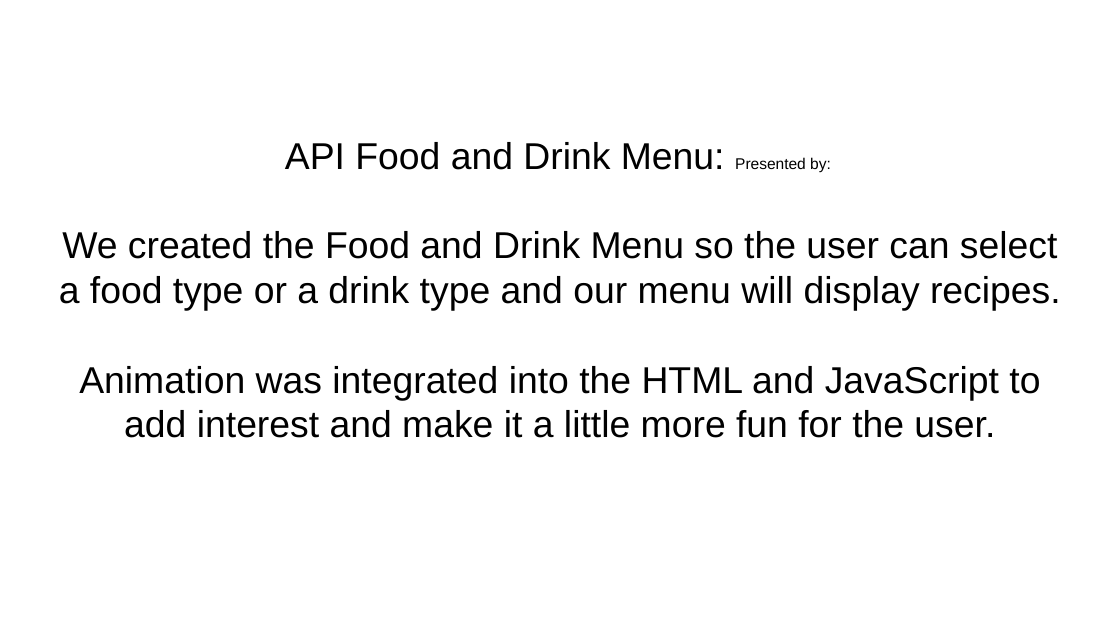
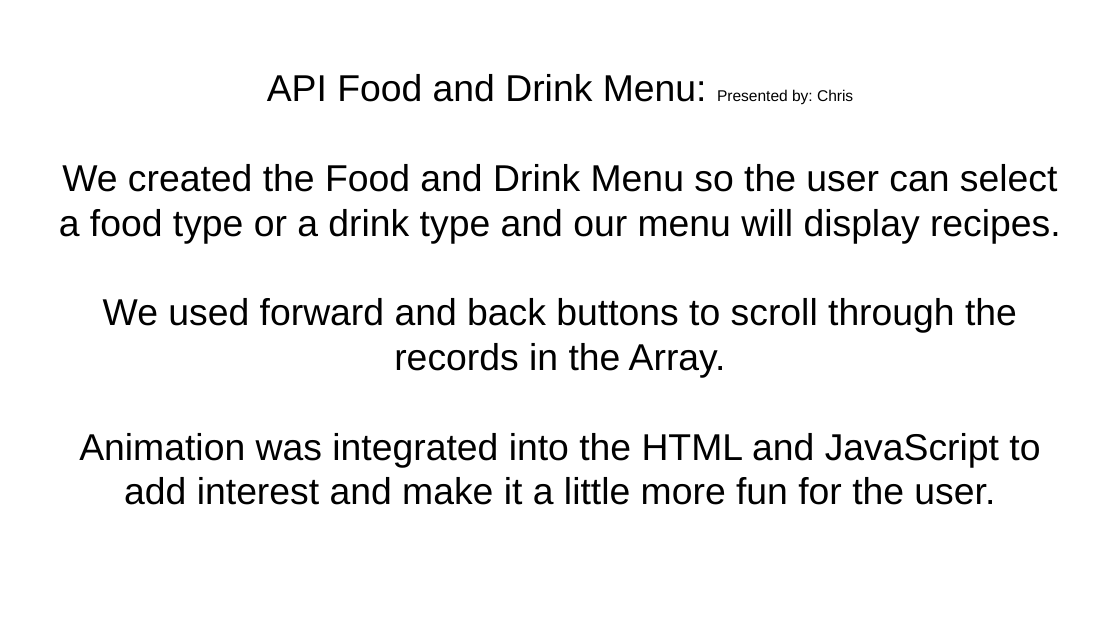
Before and after one commit to clearbusinessinsight/food-and-drink-menu, a slide deck: slide 2 of Project Food and Drink Menu.pptx. Drawn at 1120x630 pixels with LibreOffice and Linux fonts; fonts in the diff are those of the drawing. Boxes give left, top, right and bottom in pixels: in the first picture for what was removed or moved away, otherwise in the second. Text is boxed around its words. In the diff, an @@ line names an element or a change of style, - is before the commit and + after.

```diff
--- a/Project Food and Drink Menu.pptx
+++ b/Project Food and Drink Menu.pptx
@@ title at <box>59,74,1061,505</box>: text changed @@
-API Food and Drink Menu: Presented by:
-We created the Food and Drink Menu so the user can select a food type or a drink type and our menu will display recipes.
-Animation was integrated into the HTML and JavaScript to add interest and make it a little more fun for the user.
+API Food and Drink Menu: Presented by: Chris
+We created the Food and Drink Menu so the user can select a food type or a drink type and our menu will display recipes.
+We used forward and back buttons to scroll through the records in the Array.
+Animation was integrated into the HTML and JavaScript to add interest and make it a little more fun for the user.
```
Also in this commit, not shown: 5 other slides changed, 1 other file.
